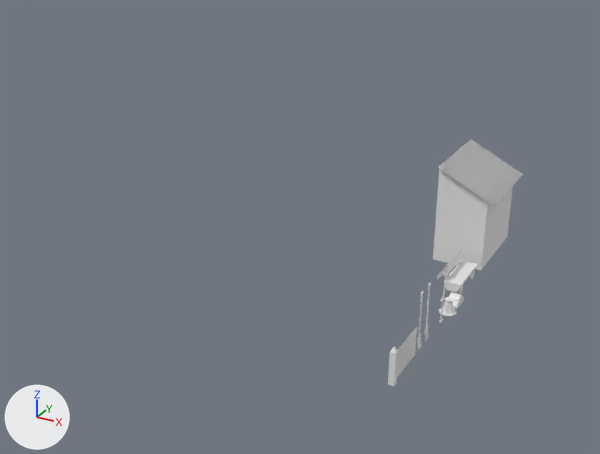
Two versions of the Blender file Blender/City_Assets.blend, one commit apart.
Camera for both pictures: a camera (50 mm lens) standing at (5.9, -17.4, 11.0) and looking at (-7.7, 7.4, -1.4). Arrows for +X, +Y and +Z are at lower left; the lights stay in place.

Names of what the first picture shows: 'Bench', 'Pitchfork', 'Shack', 'Spade'.
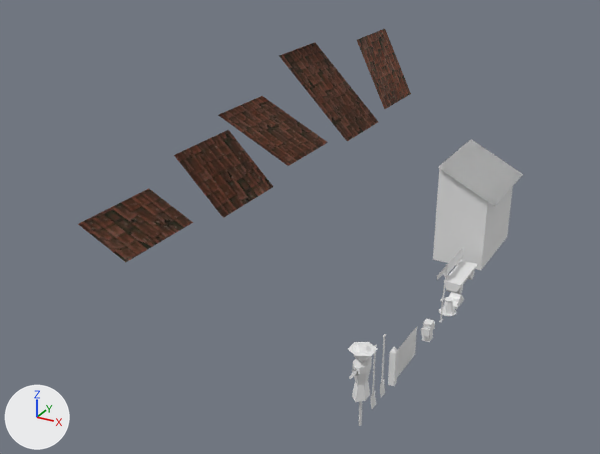
Commit message: Update Blender
Added Scarecrow
Added Waycross

Pixel boxes (x1, y1, x2, y2) of what changed, in the pictures (600 x 454 px):
'Roof_1.5x3x45_End', added (brown): after (174, 130, 273, 218)
'Roof_0.75x3x22_End', added (brown): after (78, 188, 193, 262)
'Roof_3x3_45', shown (brown): after (279, 42, 378, 141)
'Roof_3x3_22.5', shown (brown): after (219, 96, 328, 166)
'Roof_3x3_67.5', shown (brown): after (357, 29, 411, 109)
'Scarecrow', added: after (348, 342, 377, 426)
'Pitchfork', moved: before (424, 283, 431, 341); after (380, 334, 386, 398)
'Spade', moved: before (417, 291, 424, 350); after (371, 345, 377, 409)
'Waycross', added: after (421, 319, 435, 342)

Patch to the scene script:
```diff
--- a/Blender/City_Assets.blend.py
+++ b/Blender/City_Assets.blend.py
@@ me_plane_037 @@
 # verts and faces of me_plane_037; kept vertices keep their numbers, new ones are numbered from 4
-me_plane_037.from_pydata(...)  # 4 vertices, 1 face; spans x -3.0..0.0, y 0.0..3.0, z 0.0..3.0
+me_plane_037.from_pydata(...)  # 8 vertices, 2 faces; spans x -3.0..0.5, y 0.0..3.5, z -0.5..3.0
+# me_plane_037 part 1
+verts[1] = (0.5, 0.0, -0.5)  # moved, pixel (347, 141)
+verts[2] = (-3.0, 3.5, 3.0)  # moved, pixel (315, 42)
+verts[3] = (0.5, 3.5, -0.5)  # moved, pixel (378, 121)
+verts[4] = (-3.0, 0.0, 3.0)  # pixel (278, 55)
+verts[5] = (0.5, 0.0, -0.5)  # pixel (347, 141)
+verts[6] = (-3.0, 3.5, 3.0)  # pixel (315, 42)
+verts[7] = (0.5, 3.5, -0.5)  # pixel (378, 121)
+faces += [(4, 6, 7, 5)]
 me_plane_037.materials.append(mat_roof_tiles)
@@ me_plane_038 @@
 # verts and faces of me_plane_038; kept vertices keep their numbers, new ones are numbered from 4
-me_plane_038.from_pydata(...)  # 4 vertices, 1 face; spans x -3.0..0.0, y 0.0..3.0, z 0.0..1.5
+me_plane_038.from_pydata(...)  # 8 vertices, 2 faces; spans x -3.0..0.3, y 0.0..3.5, z -0.15..1.5
+# me_plane_038 part 2
+verts[1] = (0.3, 0.0, -0.15)  # moved, pixel (288, 166)
+verts[2] = (-3.0, 3.5, 1.5)  # moved, pixel (262, 95)
+verts[3] = (0.3, 3.5, -0.15)  # moved, pixel (327, 142)
+verts[4] = (-3.0, 0.0, 1.5)  # pixel (217, 114)
+verts[5] = (0.3, 0.0, -0.15)  # pixel (288, 166)
+verts[6] = (-3.0, 3.5, 1.5)  # pixel (262, 95)
+verts[7] = (0.3, 3.5, -0.15)  # pixel (327, 142)
+faces += [(4, 6, 7, 5)]
 me_plane_038.materials.append(mat_roof_tiles)
@@ ob_roof_3x3_45 @@
 ob_roof_3x3_45.location = (-10.0, 15.0, 0.0)
-ob_roof_3x3_45.hide_set(True)  # its collection is switched off
@@ ob_roof_3x3_22_5 @@
 ob_roof_3x3_22_5.location = (-10.0, 10.0, 0.0)
-ob_roof_3x3_22_5.hide_set(True)  # its collection is switched off
@@ ob_roof_3x3_67_5 @@
 ob_roof_3x3_67_5.location = (-10.0, 20.0, 0.0)
-ob_roof_3x3_67_5.hide_set(True)  # its collection is switched off
@@ ob_spade @@
 ob_spade = bpy.data.objects.new('Spade', me_cube_053)
-ob_spade.location = (0.0, -0.5, 0.0)
+ob_spade.location = (0.0, -3.25, 0.0)
@@ ob_pitchfork @@
 ob_pitchfork = bpy.data.objects.new('Pitchfork', me_cube_062)
-ob_pitchfork.location = (0.0, 0.0, 0.0)
+ob_pitchfork.location = (0.0, -2.75, 0.0)
@@ ob_waycross @@
+ob_waycross = bpy.data.objects.new('Waycross', me_cube_051)  # 24 vertices, 22 faces; spans x -0.199..0.199, y -0.441..0.441, z -0.25..0.25
+ob_waycross.location = (0.0, 0.0, 0.25)
+ob_waycross.scale = (0.5, 0.5, 1.0)
@@ ob_scarecrow @@
+ob_scarecrow = bpy.data.objects.new('Scarecrow', me_cylinder_006)  # 100 vertices, 74 faces; spans x -0.26..0.26, y -0.56..0.56, z 0.0..1.98
+ob_scarecrow.location = (0.0, -4.0, 0.0)
@@ ob_roof_1_5x3x45_end @@
+ob_roof_1_5x3x45_end = bpy.data.objects.new('Roof_1.5x3x45_End', me_plane_013)  # 8 vertices, 2 faces; spans x -1.5..0.5, y 0.0..3.5, z -0.5..1.5; in mat_roof_tiles (picture img_roof_tiles_256_jpg)
+ob_roof_1_5x3x45_end.location = (-10.0, 5.0, 0.0)
@@ ob_roof_0_75x3x22_end @@
+ob_roof_0_75x3x22_end = bpy.data.objects.new('Roof_0.75x3x22_End', me_plane_012)  # 8 vertices, 2 faces; spans x -1.5..0.3, y 0.0..3.5, z -0.15..0.75; in mat_roof_tiles (picture img_roof_tiles_256_jpg)
+ob_roof_0_75x3x22_end.location = (-10.0, 0.0, 0.0)
```
